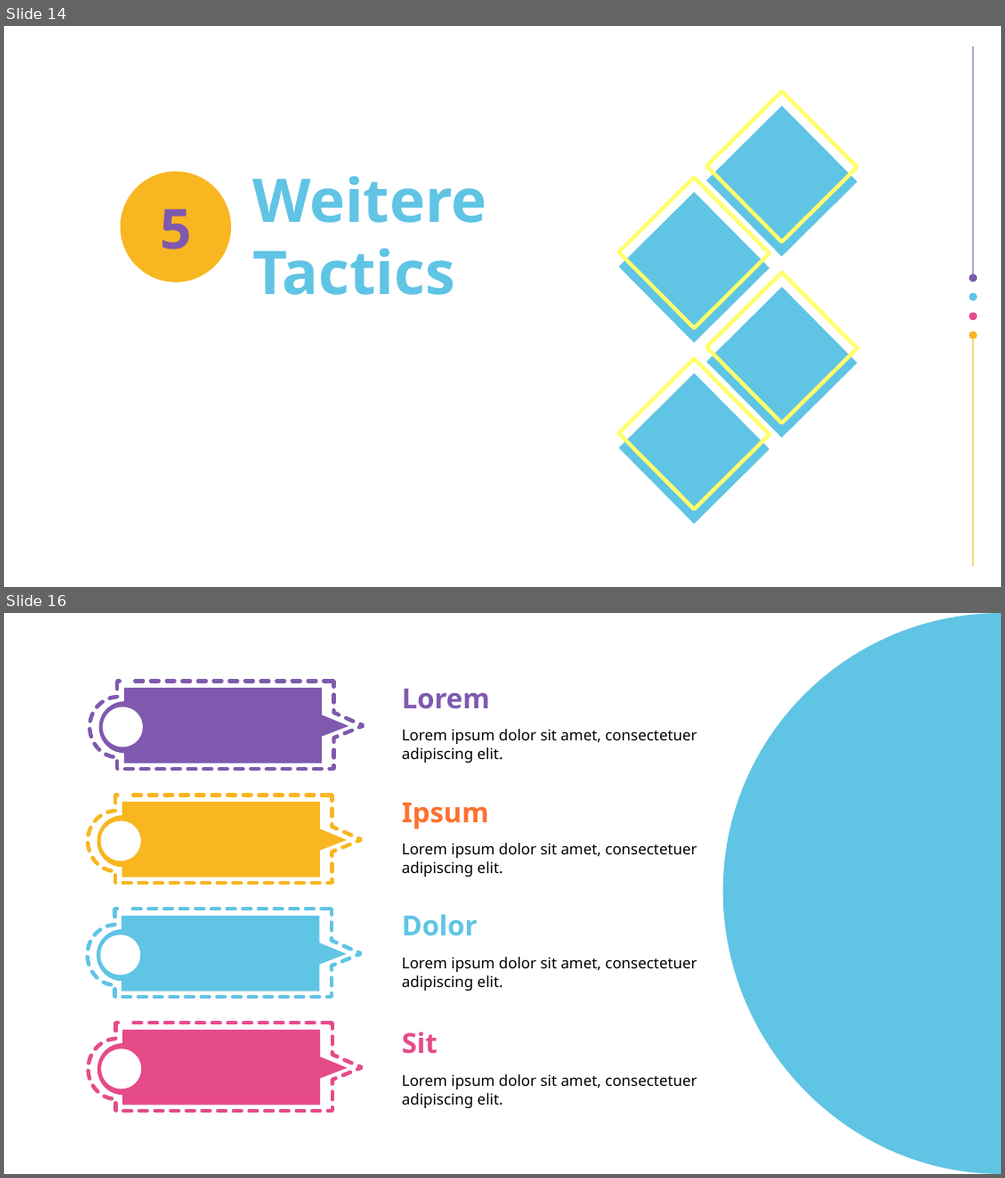
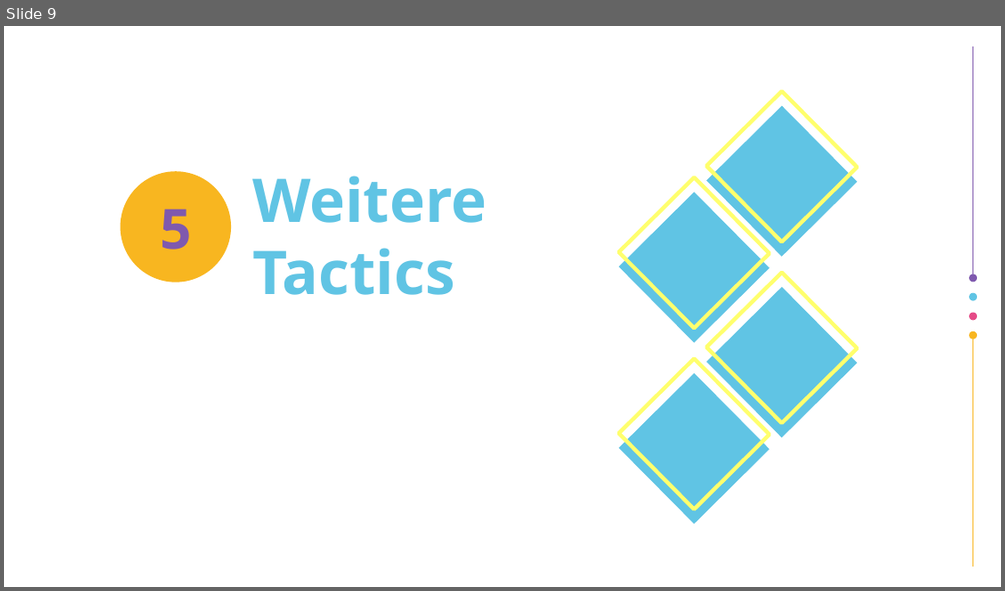
Before and after one commit to airberlin1/ProseminarBeweisassistenten, a slide deck: presentation.odp. Shown one above the other, each under a label of ours: slides 14 and 16 before the commit, slide 9 after it; the slides between them are not shown. The pictures are 1005x1178 and 1005x591 pixels, drawn with LibreOffice and Linux fonts; fonts in the diff are those of the drawing; background and template pictures are left out. Boxes give left, top, right and bottom in pixels: in the first picture for what was removed or moved away, otherwise in the second. Text is boxed around its words. In the diff, an @@ line names an element or a change of style, - is before the commit and + after.

```diff
--- a/presentation.odp
+++ b/presentation.odp
@@ slide 16 removed at (4, 613, 1001, 1174), background #FFFFFF @@
@@ freeform shape removed at (723, 613, 1001, 1174) @@
@@ group removed at (90, 681, 364, 795): 58 freeform shapes @@
@@ title removed at (402, 689, 490, 709) @@
-Lorem
@@ title removed at (402, 729, 696, 763) @@
-Lorem ipsum dolor sit amet, consectetuer adipiscing elit.
@@ group removed at (89, 795, 362, 884): 32 freeform shapes @@
@@ title removed at (402, 803, 489, 829) @@
-Ipsum
@@ title removed at (402, 843, 696, 876) @@
-Lorem ipsum dolor sit amet, consectetuer adipiscing elit.
@@ group removed at (88, 908, 361, 997): 45 freeform shapes @@
@@ title removed at (402, 914, 477, 936) @@
-Dolor
@@ title removed at (402, 957, 696, 990) @@
-Lorem ipsum dolor sit amet, consectetuer adipiscing elit.
@@ group removed at (89, 1022, 362, 1111): 45 freeform shapes @@
@@ title removed at (402, 1031, 437, 1054) @@
-Sit
@@ title removed at (402, 1074, 696, 1108) @@
-Lorem ipsum dolor sit amet, consectetuer adipiscing elit.
@@ what was slide 14 is now slide 9 @@
```
Also in this commit, not shown: 1 slide changed, 6 other slides removed, 1 other file.
